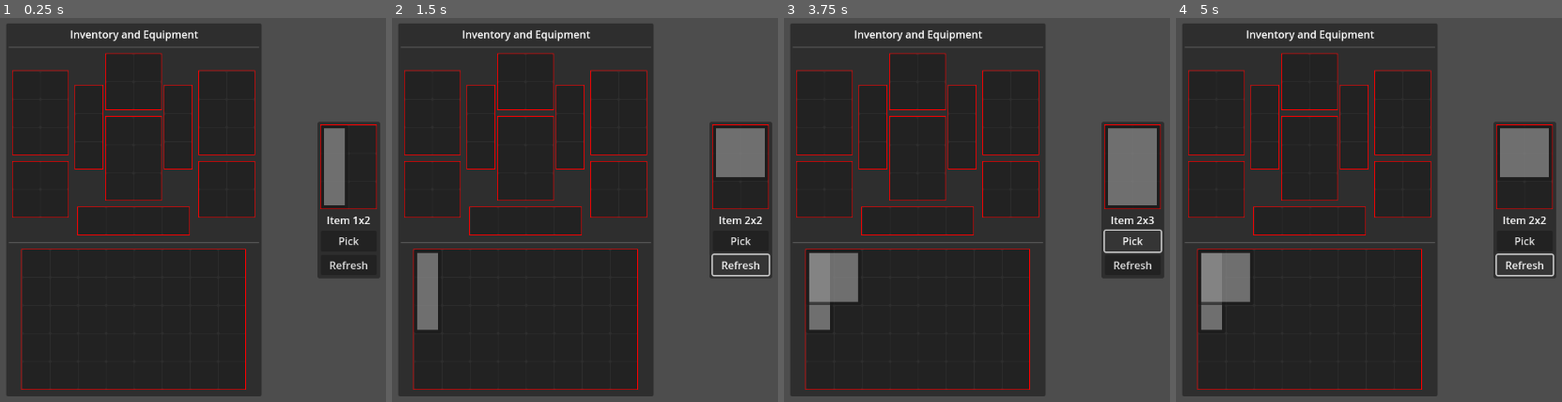
Above: before the commit, frames 1-4 (left to right).
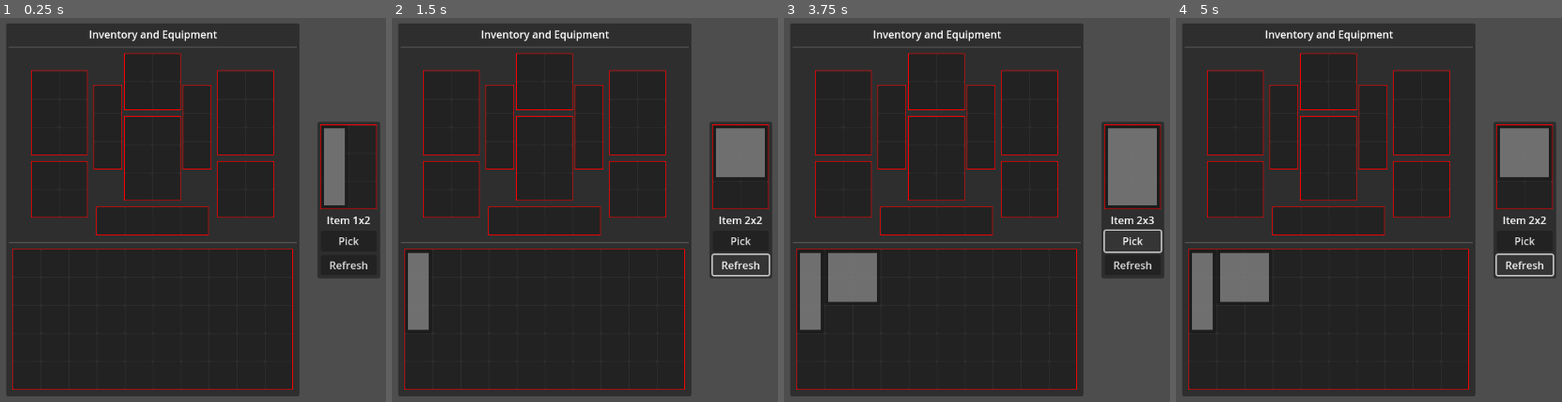
Above: after the commit, the same moments.

Repository: rs44r/ItemMechanics
Game: Godot game, scene res://main.tscn
Same seed, same stepped clock (60 frames per second), same inputs: the game is played once before the commit and once after it.
Inputs (mouse positions are in pixels of both pictures, inside the frame that each line leads up to):
- Up to frame 1 (0.25 s): no input
- Up to frame 2 (1.5 s): click "Pick" at 0.5 s; click "Refresh" at 1.25 s
- Up to frame 3 (3.75 s): click (1131, 152) at 2.02 s; click (1131, 152) at 2.77 s; click "Pick" at 3.5 s
- Up to frame 4 (5 s): click "Refresh" at 4.25 s

The runs differ from the first frame. In frame 1, 13% of the frame differs, in the area x 3-78%, y 1-99%; in frame 2, 14%; in frame 3, 14%; in frame 4, 14%.

Commit message:
fixed inventory layouting, items now get added to inventory only at free slots and if there are free slots

Diff:
--- a/InventoryGrid.gd
+++ b/InventoryGrid.gd
@@ -2,16 +2,15 @@
 class_name InventoryGrid
 
 @export_category("Grid Size")
-@export var n_rows : int =1
-@export var n_columns : int =1
-
-
+@export var n_rows : int
+@export var n_columns : int
 
 var item_scene = preload("res://GenericItem.tscn")
 var item_list : Array[Node]
 var item_positions : Array[Vector2]
 
 func _ready():
+
 	var num_children = n_rows*n_columns
 	$GridContainer.columns = n_columns
 
--- a/PlayerEquipment.tscn
+++ b/PlayerEquipment.tscn
@@ -39,6 +39,7 @@
 layout_mode = 2
 size_flags_vertical = 4
 n_rows = 3
+n_columns = 1
 
 [node name="Center2" type="VBoxContainer" parent="HBoxContainer/Center/HBoxContainer"]
 layout_mode = 2
@@ -58,11 +59,13 @@
 layout_mode = 2
 size_flags_vertical = 4
 n_rows = 3
+n_columns = 1
 
 [node name="Belt" parent="HBoxContainer/Center" instance=ExtResource("1_0v47w")]
 layout_mode = 2
 size_flags_horizontal = 4
 size_flags_vertical = 4
+n_rows = 1
 n_columns = 4
 
 [node name="Right" type="VBoxContainer" parent="HBoxContainer"]
--- a/PlayerInventory.gd
+++ b/PlayerInventory.gd
@@ -2,8 +2,8 @@
 class_name PlayerInventory
 
 @export_category("Inventory Size")
-@export var n_rows : int =5
-@export var n_columns : int =8
+@export var n_rows : int
+@export var n_columns : int
 
 @onready var inventory_grid : InventoryGrid = $GridContainer
 
@@ -12,9 +12,60 @@
 func _ready():
 	inventory_grid.n_columns=n_columns
 	inventory_grid.n_rows=n_rows
+	inventory_grid._ready()
+
+	for i in range(n_columns*n_rows):
+		positions_used.append(false)
+
+func find_free_position(item:GenericItem)->int:
+	var i_k=0
+	for index in range(positions_used.size()):
+		i_k=index
+		if positions_used[index]==true:
+			continue
+		else:
+				if index%n_columns+item.item_data.size_x-1>n_columns-1:
+					break
+				if floori(index/n_columns)+item.item_data.size_y-1>n_rows-1:
+					break
+
+				var found:bool=true
+				for i_x in range(item.item_data.size_x):
+						for i_y in range(item.item_data.size_y):
+							if positions_used[index+i_x+n_columns*i_y]==true:
+								found=false
+								break
+				if found:
+					return index
+
+	print("cannot carry, no space left")
+
+	return -1
+
+
+
+func flag_used(item:GenericItem,position_index:int):
+	for i_x in range(item.item_data.size_x):
+		for i_y in range(item.item_data.size_y):
+				positions_used[position_index+i_x+n_columns*i_y]=true
+	for i in range(n_rows):
+		print(positions_used.slice(i*n_columns,(i+1)*n_columns))
+
+func flag_free(item:GenericItem,position_index:int):
+	for i_x in range(item.item_data.size_x):
+		for i_y in range(item.item_data.size_y):
+				positions_used[position_index+i_x+n_columns*i_y]=false
 
 func add_item(item:GenericItem):
-	inventory_grid.add_item(item,Vector2(0,0))
+	var position_index=find_free_position(item)
+	if position_index==-1:
+		print("cannot carry, no space left")
+	else:
+		var position=Vector2(position_index%n_columns,floori(position_index/n_columns))
+		print("position:",position_index,position)
+		flag_used(item,position_index)
+		inventory_grid.add_item(item,position*43)
 
 func remove_item(item:GenericItem):
+	flag_free(item,0)
 	inventory_grid.remove_item(item)
--- a/PlayerInventory.tscn
+++ b/PlayerInventory.tscn
@@ -11,8 +11,8 @@
 theme_override_constants/margin_right = 5
 theme_override_constants/margin_bottom = 5
 script = ExtResource("1_iywtb")
+n_rows = 1
+n_columns = 1
 
 [node name="GridContainer" parent="." instance=ExtResource("1_h7dkg")]
 layout_mode = 2
-n_rows = 5
-n_columns = 8
--- a/PlayerInventoryPane.tscn
+++ b/PlayerInventoryPane.tscn
@@ -52,3 +52,5 @@
 
 [node name="Inventory" parent="MarginContainer3/VBoxContainer" instance=ExtResource("2_4x0pp")]
 layout_mode = 2
+n_rows = 5
+n_columns = 10
